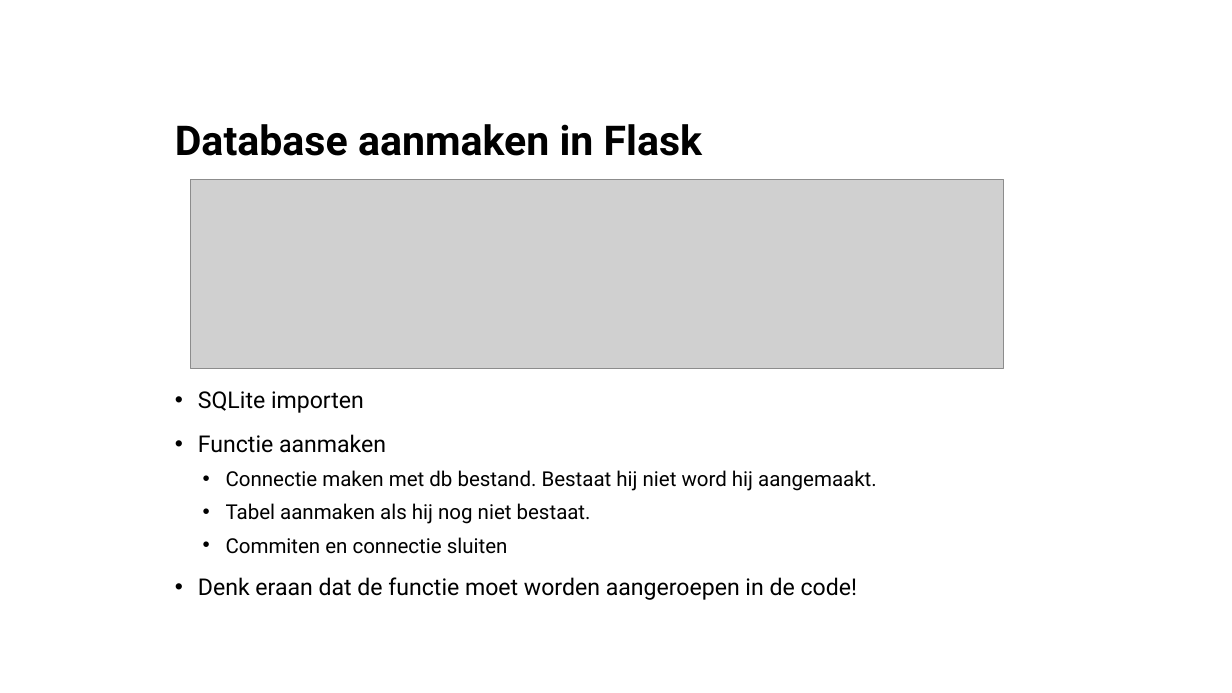
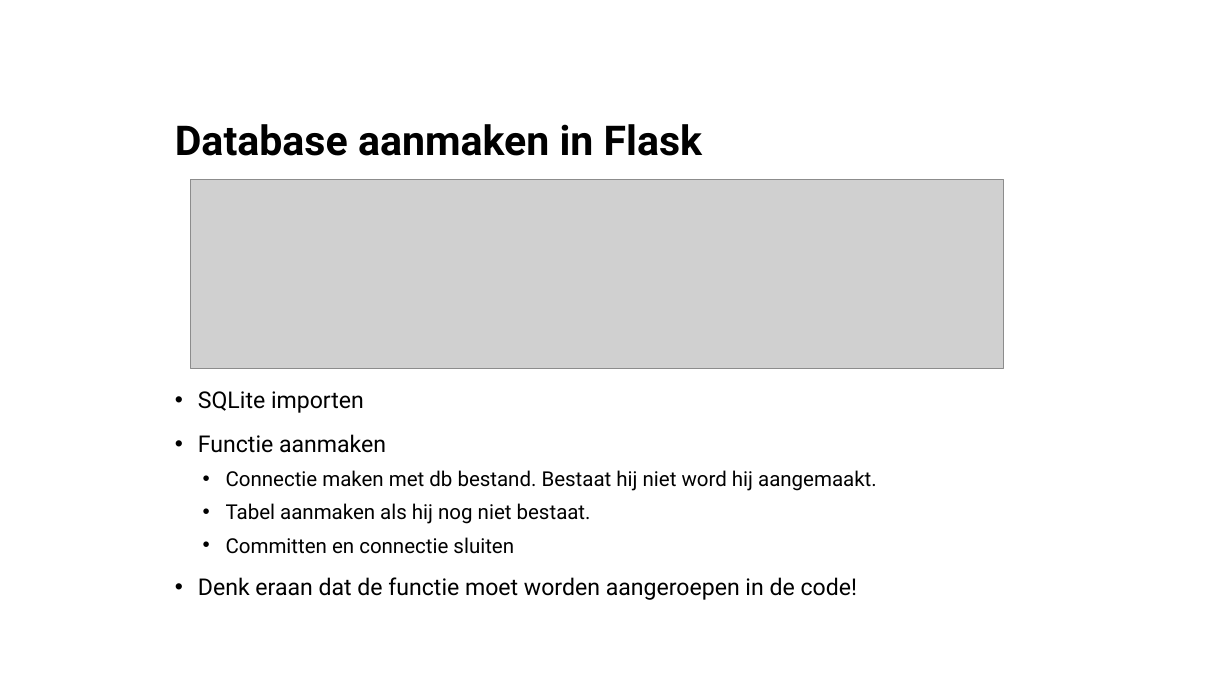
Before and after one commit to AlfaCollegeTeamICT/DIP1, a slide deck: slide 7 of FlaskLogin/FlaskLogin.pptx. Drawn at 1232x693 pixels with LibreOffice and Linux fonts; fonts in the diff are those of the drawing; grey boxes stand for pictures. Boxes give left, top, right and bottom in pixels: in the first picture for what was removed or moved away, otherwise in the second. Text is boxed around its words. In the diff, an @@ line names an element or a change of style, - is before the commit and + after.

Commit message:
Fixed spelling errors in presentation

```diff
--- a/FlaskLogin/FlaskLogin.pptx
+++ b/FlaskLogin/FlaskLogin.pptx
@@ text at (226,537,514,554): text changed @@
-  • Commiten en connectie sluiten
+  • Committen en connectie sluiten
```
Also in this commit, not shown: 4 other slides changed.
